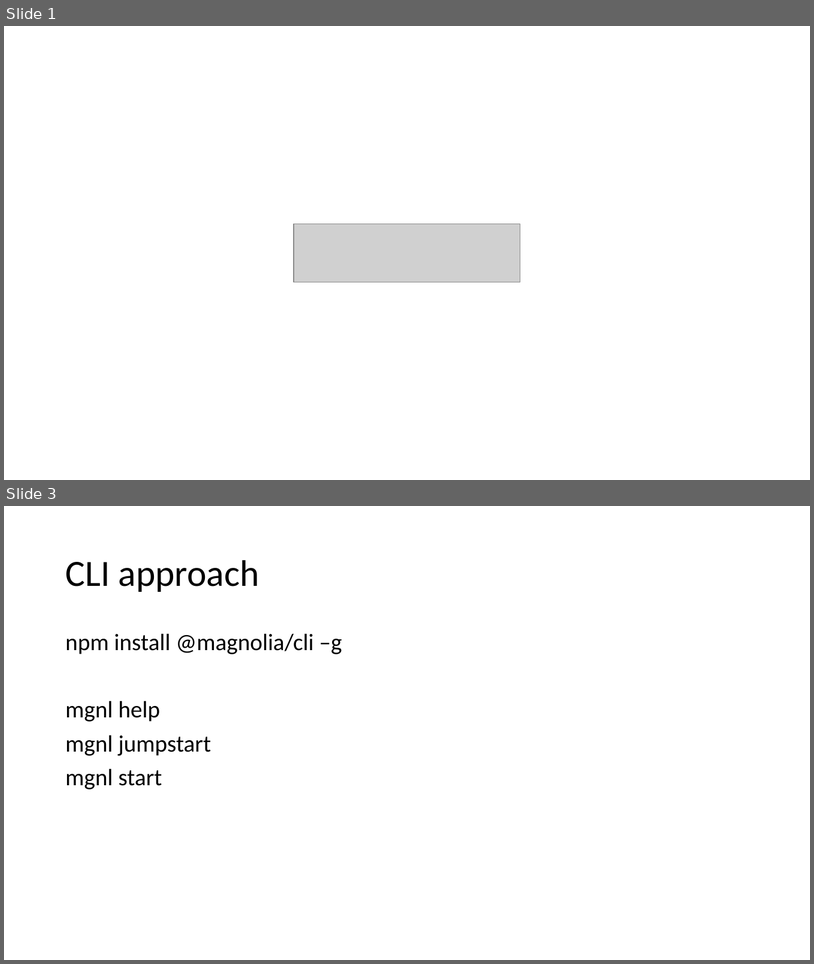
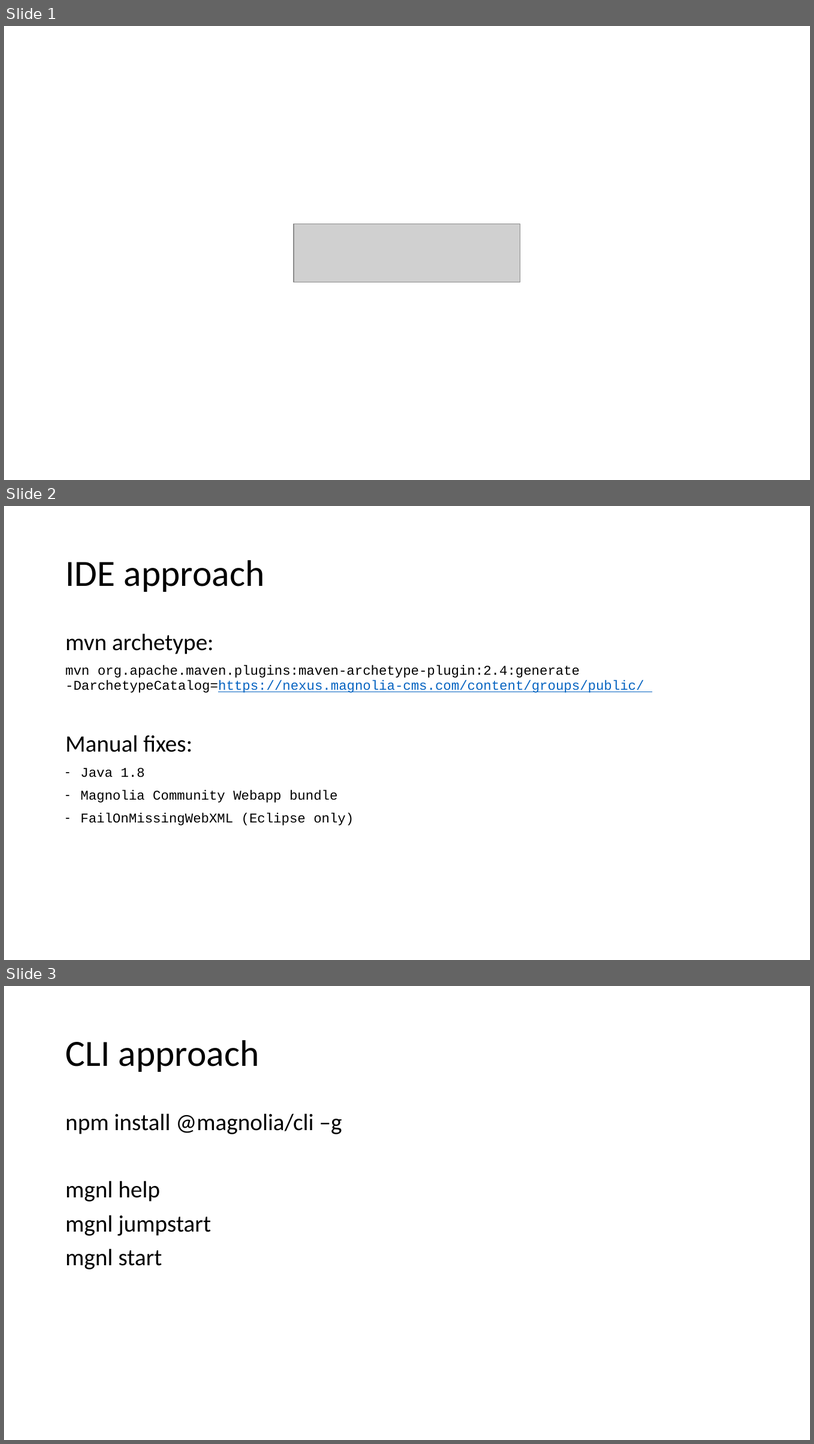
Before and after one commit to matteopelucco/magnolia-561, a slide deck: magnolia-corner.pptx. Shown one above the other, each under a label of ours: slides 1 and 3 before the commit, slides 1, 2 and 3 after it; the slides between them are not shown. The pictures are 814x964 and 814x1444 pixels, drawn with LibreOffice and Linux fonts; fonts in the diff are those of the drawing; grey boxes stand for pictures. Boxes give left, top, right and bottom in pixels: in the first picture for what was removed or moved away, otherwise in the second. Text is boxed around its words. In the diff, an @@ line names an element or a change of style, - is before the commit and + after.

Commit message:
presentazione

```diff
--- a/magnolia-corner.pptx
+++ b/magnolia-corner.pptx
@@ slide 2 added at [4,506,810,960], background #FFFFFF @@
@@ title added at [65,560,265,592], 44 pt, text #000000 @@
+IDE approach
@@ text added at [65,633,644,825], 16 pt, text #000000 @@
+mvn archetype:
+mvn org.apache.maven.plugins:maven-archetype-plugin:2.4:generate -DarchetypeCatalog=https://nexus.magnolia-cms.com/content/groups/public/
+Manual fixes:
+– Java 1.8
+– Magnolia Community Webapp bundle
+– FailOnMissingWebXML (Eclipse only)
```
Also in this commit, not shown: 1 slide removed.
